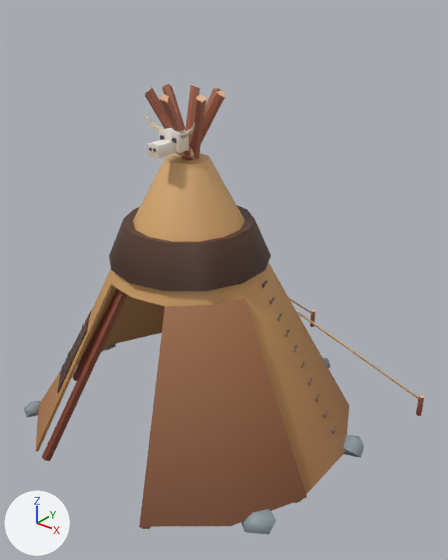
The FBX model Assets/_Project/Art/Environment/My/Orks/tent_hide_B.fbx: old version first, new version second.
The view is the same before and after, from a 50 mm camera at (1.53, -1.69, 1.75) aimed at (0.07, 0.13, 0.62). The axes (+X, +Y, +Z) are drawn at lower left. The lights are the same throughout. The older version comes first. Where no turn or scale is listed for an object, it has been applied to the vertices.

In view in the first picture: 'tent_hide_B'.
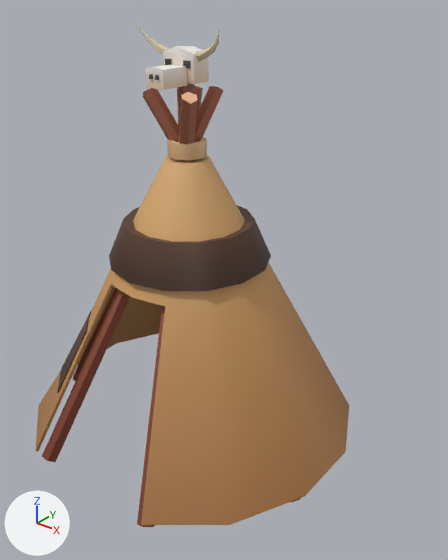
Pixel boxes [x1, y1, x2, y2] of what changed, in the pictures (448 x 560 px; the box of a moved part takes in the faces that stretch with it):
'tent_hide_B', reshaped (22% narrower, 11% taller): before [24, 84, 424, 535]; after [36, 25, 349, 527]
part 1 of me_tent_hide_b, moved or reshaped: before [159, 128, 189, 153]; after [163, 46, 209, 84]
part 2 of me_tent_hide_b, moved or reshaped: before [147, 139, 175, 158]; after [146, 65, 187, 90]
part 3 of me_tent_hide_b, moved or reshaped: before [172, 138, 177, 143]; after [183, 60, 190, 68]
part 4 of me_tent_hide_b, moved or reshaped: before [160, 135, 164, 140]; after [165, 59, 172, 65]
part 5 of me_tent_hide_b, rebuilt: before [190, 95, 206, 159]; after [178, 92, 198, 161]
part 6 of me_tent_hide_b, rebuilt (mostly hidden afterwards): before [72, 90, 225, 381]; after [73, 288, 117, 382]
part 7 of me_tent_hide_b, rebuilt: before [42, 88, 221, 461]; after [42, 86, 223, 462]
part 8 of me_tent_hide_b, rebuilt (mostly hidden afterwards): before [162, 84, 302, 503]; after [291, 498, 301, 502]
part 9 of me_tent_hide_b, rebuilt (not visible afterwards): before [160, 94, 195, 160]
part 10 of me_tent_hide_b, added (brown): after [167, 137, 207, 161]
part 11 of me_tent_hide_b, added: after [196, 30, 220, 62]
part 12 of me_tent_hide_b, added: after [137, 25, 170, 55]
part 13 of me_tent_hide_b, deleted (brown): before [24, 113, 424, 535]
part 14 of me_tent_hide_b, moved or reshaped: before [139, 85, 200, 529]; after [137, 83, 203, 527]

The change in detail:
me_tent_hide_b is used by ob_tent_hide_b; location (0.0, 0.0, 0.0).
me_tent_hide_b had 1013 vertices, 1078 faces and spanned x -0.81..0.81, y -0.7..1.03, z -0.04..1.4.
me_tent_hide_b now has 604 vertices, 658 faces and spans x -0.68..0.68, y -0.7..0.7, z -0.05..1.6.
me_tent_hide_b part 1: the loose piece of 12 vertices spanning x -0.05..0.05, y -0.1..-0.04, z 1.2..1.28 is scaled about its middle by 1.47, then moved by (0.0, 0.07, 0.25).
me_tent_hide_b part 2: the loose piece of 9 vertices spanning x -0.03..0.03, y -0.18..-0.1, z 1.19..1.24 is scaled about its middle by 1.47, then moved by (0.0, 0.04, 0.24).
me_tent_hide_b part 3: the loose piece of 8 vertices spanning x 0.02..0.04, y -0.1..-0.09, z 1.23..1.25 is moved by (0.01, 0.06, 0.25).
me_tent_hide_b part 4: the loose piece of 8 vertices spanning x -0.04..-0.02, y -0.1..-0.09, z 1.23..1.25 is moved by (-0.01, 0.06, 0.25).
me_tent_hide_b part 5: the loose piece of 14 vertices spanning x -0.54..0.14, y -0.08..0.43, z -0.04..1.4 is rebuilt with 14 vertices and now spans x -0.54..0.12, y -0.12..0.44, z -0.05..1.41.
me_tent_hide_b part 6: the loose piece of 14 vertices spanning x -0.66..0.14, y -0.17..0.06, z -0.04..1.4 is rebuilt with 20 vertices and now spans x -0.66..-0.03, y -0.17..0.02, z -0.05..1.06.
me_tent_hide_b part 7: the loose piece of 14 vertices spanning x -0.31..0.06, y -0.61..0.14, z -0.04..1.39 is rebuilt with 14 vertices and now spans x -0.32..0.07, y -0.61..0.15, z -0.05..1.4.
me_tent_hide_b part 8: the loose piece of 14 vertices spanning x -0.14..0.66, y -0.17..0.06, z -0.04..1.4 is rebuilt with 20 vertices and now spans x 0.03..0.66, y -0.17..0.02, z -0.05..1.06.
me_tent_hide_b part 9: the loose piece of 14 vertices spanning x -0.02..0.04, y -0.15..0.68, z -0.04..1.4 is rebuilt with 20 vertices and now spans x -0.03..0.03, y 0.03..0.68, z -0.05..1.06.
me_tent_hide_b part 10: a new loose piece of 32 vertices spanning x -0.07..0.07, y -0.07..0.07, z 1.16..1.22, in mat_environment (picture img_environment_texture_png).
me_tent_hide_b part 11: a new loose piece of 26 vertices spanning x 0.05..0.19, y -0.04..0.01, z 1.49..1.6, in mat_environment (picture img_environment_texture_png).
me_tent_hide_b part 12: a new loose piece of 26 vertices spanning x -0.19..-0.05, y -0.04..0.01, z 1.49..1.6, in mat_environment (picture img_environment_texture_png).
me_tent_hide_b part 13: 62 loose pieces with 518 vertices, spanning x -0.81..0.81, y -0.64..1.03, z -0.03..1.32, are deleted.
me_tent_hide_b part 14: 26 vertices removed from x -0.13..0.54, y -0.61..0.43, z -0.04..1.4; 45 vertices added at x -0.13..0.54, y -0.61..0.44, z -0.05..1.43.
Other edits to the shape of me_tent_hide_b do not show in these pictures.
